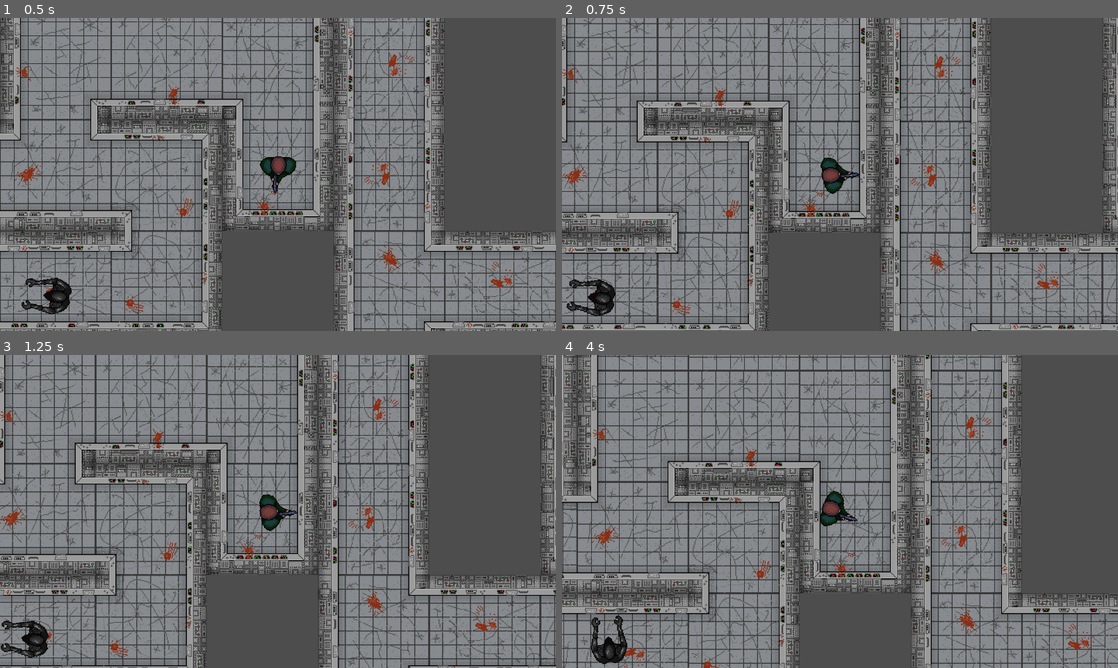
Above: before the commit, frames 1-4 (two rows, left to right).
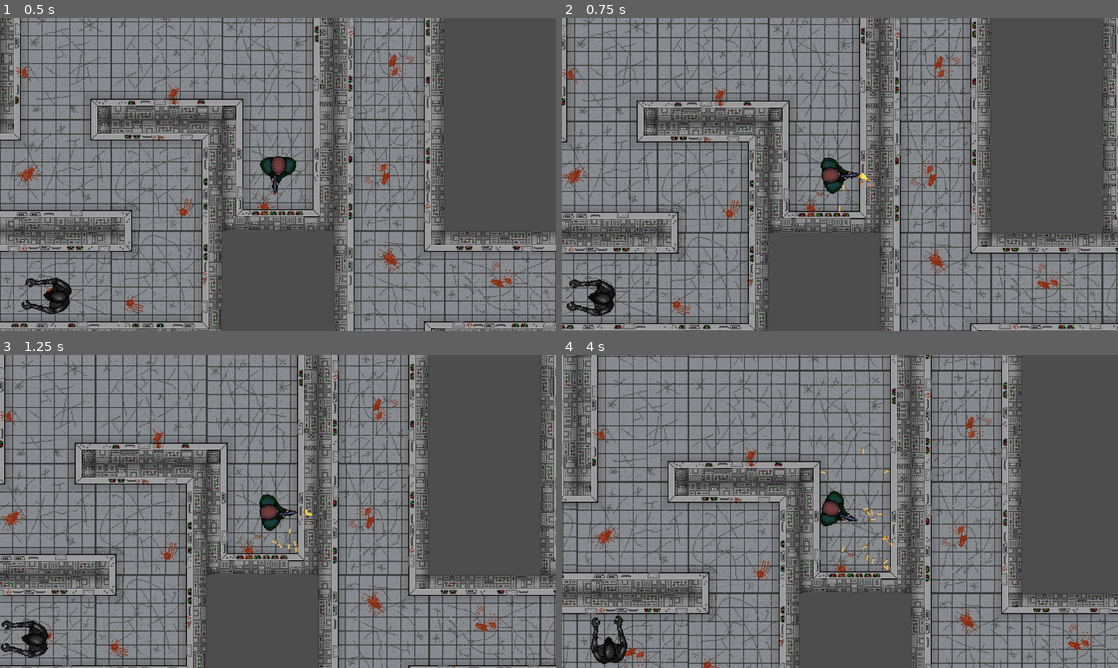
Above: after the commit, the same moments.

Repository: Ben1980/yaab
Game: Godot game, scene res://levels/level.tscn
Same seed, same stepped clock (60 frames per second), same inputs: the game is played once before the commit and once after it.
Inputs (mouse positions are in pixels of both pictures, inside the frame that each line leads up to):
- Up to frame 1 (0.5 s): no input
- Up to frame 2 (0.75 s): move the mouse to (962, 158) at 0.52 s; press the mouse at (962, 158) at 0.53 s; hold W (move_up) from 0.53 s (still down)
- Up to frame 3 (1.25 s): keep holding W (move_up)
- Up to frame 4 (4 s): move the mouse to (728, 527) at 1.27 s; release W (move_up) at 1.28 s; release the mouse at (728, 527) at 1.28 s; hold S (move_down) 1.28-2.03 s; tap Shift (player_run) at 1.35 s; click (728, 527) at 1.55 s; move the mouse to (895, 442) at 2.02 s; press the mouse at (895, 442) at 2.03 s; hold W (move_up) 2.03-3.53 s; move the mouse to (812, 574) at 2.77 s; release the mouse at (812, 574) at 2.78 s; click (812, 574) at 2.85 s; move the mouse to (1006, 558) at 3.52 s; hold S (move_down) from 3.53 s (still down); hold Shift (player_run) from 3.53 s (still down); click (1006, 558) at 3.8 s

Frame 1 is identical in both runs. In frame 2, less than 0.1% of the frame differs, in the area x 49-56%, y 49-62%; in frame 3, less than 0.1%; in frame 4, 0.2%, in the area x 46-60%, y 29-70%.

Commit message:
bullets, shells, debris, and blood

Diff:
--- a/characters/player/player.gd
+++ b/characters/player/player.gd
@@ -1,11 +1,14 @@
 extends CharacterBody2D
 
 @export var speed: float = 30
-@export var cooldown_time: float = 0.2
+@export var cooldown_time: float = 0.1
 @export var controller_deadzone: float = 0.1
 @export var velocity_threshold: float = 0.1
 @export var sprite_speed_scale: float = 2.0
 @export var run_speed_factor: float = 2.1
+@export var spread_threshold: int = 200
+@export var spread_per_shot: int = 1
+@export var max_spread: int = 5
 
 var aim_direction: Vector2 = Vector2.RIGHT
 var is_dead: bool = false
@@ -14,11 +17,16 @@
 var using_controller: bool = false
 var observed_stick_max: float = 0.7
 var player_speed_factor: float = 1.0
+var last_shot_time: int = 0
+var consecutive_shots: int = 0
 
-const LASER_SCENE: PackedScene = preload("res://weapons/laser.tscn")
+const BULLET_SCENE: PackedScene = preload("res://weapons/bullet.tscn")
+const MUZZLE_FLASH_SCENE: PackedScene = preload("res://weapons/muzzle_flash.tscn")
+const SHELL_SCENE: PackedScene = preload("res://weapons/shell.tscn")
 
 @onready var sprite: AnimatedSprite2D = $AnimatedSprite2D
 @onready var fire_cooldown: Timer = $FireCooldown
+@onready var muzzle_point: Marker2D = $AnimatedSprite2D/MuzzlePoint
 
 signal game_over
 
@@ -70,13 +78,14 @@
 			player_speed_factor = 1.0
 			sprite.speed_scale = 1.0
 
-		if Input.is_action_pressed("shoot"):
-			fire()
-
 func _physics_process(_delta: float) -> void:
 	if is_dead:
 		return
 	get_input()
+
+	if Input.is_action_pressed("shoot"):
+		fire()
+
 	update_animation()
 	move_and_slide()
 
@@ -91,7 +100,7 @@
 	else:
 		sprite.play("idle")
 
-func die() -> void:
+func hit() -> void:
 	if is_dead:
 		return
 	is_dead = true
@@ -103,11 +112,10 @@
 
 	can_fire = false
 
-	var laser = LASER_SCENE.instantiate()
-	laser.direction = aim_direction
-	laser.global_position = global_position
-	laser.rotation = rotation - PI
-	get_parent().add_child(laser)
+	add_muzzle_flash()
+	add_bullet()
+	add_shell()
+
 	fire_cooldown.start(cooldown_time)
 
 func _on_fire_cooldown_timeout() -> void:
@@ -117,3 +125,38 @@
 	controller_available = Input.get_connected_joypads().size() > 0
 	if not controller_available:
 		using_controller = false
+
+func add_muzzle_flash() -> void:
+	var muzzle_flash = MUZZLE_FLASH_SCENE.instantiate()
+	var offset_distance = muzzle_flash.getLength() / 2.0
+	muzzle_flash.global_position = muzzle_point.global_position + (aim_direction * offset_distance)
+	muzzle_flash.rotation = self.rotation + PI
+	get_parent().add_child(muzzle_flash)
+
+func add_bullet() -> void:
+	var current_time = Time.get_ticks_msec()
+	var time_since_last = current_time - last_shot_time
+
+	if time_since_last < spread_threshold:
+		consecutive_shots += 1
+	else:
+		consecutive_shots = 0
+
+	var spread_angle = min(consecutive_shots * spread_per_shot, max_spread)
+	var random_offset = randi_range(-spread_angle, spread_angle)
+
+	var bullet = BULLET_SCENE.instantiate()
+	bullet.direction = aim_direction.rotated(deg_to_rad(random_offset))
+	last_shot_time = current_time
+	bullet.global_position = muzzle_point.global_position
+	bullet.rotation = rotation - PI
+	get_parent().add_child(bullet)
+
+func add_shell() -> void:
+	var shell = SHELL_SCENE.instantiate()
+	shell.direction = aim_direction.rotated(PI/2)
+	shell.rotation = PI
+
+	var ejection_offset = 10.0
+	shell.global_position = muzzle_point.global_position - (aim_direction * ejection_offset)
+	get_parent().add_child(shell)
--- a/characters/player/player.tscn
+++ b/characters/player/player.tscn
@@ -135,19 +135,24 @@
 "speed": 12.0
 }]
 
-[node name="Player" type="CharacterBody2D"]
+[node name="Player" type="CharacterBody2D" unique_id=1602949342]
+z_index = 2
 collision_layer = 2
 collision_mask = 5
 script = ExtResource("1_i3pqv")
 
-[node name="AnimatedSprite2D" type="AnimatedSprite2D" parent="."]
+[node name="AnimatedSprite2D" type="AnimatedSprite2D" parent="." unique_id=1318349671]
 sprite_frames = SubResource("SpriteFrames_hqtel")
-animation = &"idle"
-frame_progress = 0.9011356
+animation = &"walk"
+frame = 2
+frame_progress = 0.49202028
 
-[node name="CollisionPolygon2D" type="CollisionPolygon2D" parent="."]
+[node name="MuzzlePoint" type="Marker2D" parent="AnimatedSprite2D" unique_id=1379902603]
+position = Vector2(3.5, -21.5)
+
+[node name="CollisionPolygon2D" type="CollisionPolygon2D" parent="." unique_id=113055482]
 polygon = PackedVector2Array(0, 21, 6, 20, 11, 21, 18, 17, 21, 12, 18, 6, 14, 1, 10, -1, 6, -8, 6, -14, 4, -22, 3, -22, 0, -13, -2, -7, -7, -2, -14, 0, -21, 8, -21, 14, -13, 20)
 
-[node name="FireCooldown" type="Timer" parent="."]
+[node name="FireCooldown" type="Timer" parent="." unique_id=822690410]
 
 [connection signal="timeout" from="FireCooldown" to="." method="_on_fire_cooldown_timeout"]
--- a/levels/level.tscn
+++ b/levels/level.tscn
@@ -52,25 +52,25 @@
 [sub_resource type="FontVariation" id="FontVariation_vnv7o"]
 base_font = ExtResource("4_5mrsh")
 
-[node name="Level" type="Node2D"]
+[node name="Level" type="Node2D" unique_id=1848955298]
 script = ExtResource("1_oi3di")
 enemy_count = 20
 
-[node name="Floor" type="TileMapLayer" parent="."]
+[node name="Floor" type="TileMapLayer" parent="." unique_id=1434981841]
 tile_map_data = PackedByteArray("AAAEAAMAAAAAAAEAADAEAAIAAAABAAEAAAADAAEAAAADAAEAAAAEAAAAAAABAAEAAGADAAAAAAADAAAAAAAEAA …(3120 unchanged characters)…
 tile_set = SubResource("TileSet_safpt")
 
-[node name="Player" parent="." instance=ExtResource("2_vonw3")]
+[node name="Player" parent="." unique_id=1508357578 instance=ExtResource("2_vonw3")]
 position = Vector2(576, 447)
 speed = 90.0
 
-[node name="Camera2D" type="Camera2D" parent="Player"]
+[node name="Camera2D" type="Camera2D" parent="Player" unique_id=1453965977]
 zoom = Vector2(2, 2)
 
-[node name="GameOverLayer" type="CanvasLayer" parent="."]
+[node name="GameOverLayer" type="CanvasLayer" parent="." unique_id=855687003]
 process_mode = 3
 
-[node name="GameOverScreen" type="Control" parent="GameOverLayer"]
+[node name="GameOverScreen" type="Control" parent="GameOverLayer" unique_id=1415162890]
 visible = false
 layout_mode = 3
 anchors_preset = 15
@@ -79,7 +79,7 @@
 grow_horizontal = 2
 grow_vertical = 2
 
-[node name="ColorRect" type="ColorRect" parent="GameOverLayer/GameOverScreen"]
+[node name="ColorRect" type="ColorRect" parent="GameOverLayer/GameOverScreen" unique_id=472732635]
 layout_mode = 1
 anchors_preset = 15
 anchor_right = 1.0
@@ -88,7 +88,7 @@
 grow_vertical = 2
 color = Color(0.3491902, 0, 0, 0.8)
 
-[node name="CenterContainer" type="CenterContainer" parent="GameOverLayer/GameOverScreen"]
+[node name="CenterContainer" type="CenterContainer" parent="GameOverLayer/GameOverScreen" unique_id=1895269972]
 layout_mode = 1
 anchors_preset = 15
 anchor_right = 1.0
@@ -96,28 +96,28 @@
 grow_horizontal = 2
 grow_vertical = 2
 
-[node name="VBoxContainer" type="VBoxContainer" parent="GameOverLayer/GameOverScreen/CenterContainer"]
+[node name="VBoxContainer" type="VBoxContainer" parent="GameOverLayer/GameOverScreen/CenterContainer" unique_id=562442439]
 layout_mode = 2
 theme_override_constants/separation = 16
 
-[node name="Container" type="CenterContainer" parent="GameOverLayer/GameOverScreen/CenterContainer/VBoxContainer"]
+[node name="Container" type="CenterContainer" parent="GameOverLayer/GameOverScreen/CenterContainer/VBoxContainer" unique_id=8138789]
 layout_mode = 2
 
-[node name="GlowLabel" type="Label" parent="GameOverLayer/GameOverScreen/CenterContainer/VBoxContainer/Container"]
+[node name="GlowLabel" type="Label" parent="GameOverLayer/GameOverScreen/CenterContainer/VBoxContainer/Container" unique_id=715451181]
 layout_mode = 2
 theme_override_colors/font_color = Color(0.22352941, 1, 0.078431375, 1)
 theme_override_fonts/font = SubResource("FontVariation_safpt")
 theme_override_font_sizes/font_size = 60
 text = "GAME OVER"
 
-[node name="GameOver" type="Label" parent="GameOverLayer/GameOverScreen/CenterContainer/VBoxContainer/Container"]
+[node name="GameOver" type="Label" parent="GameOverLayer/GameOverScreen/CenterContainer/VBoxContainer/Container" unique_id=1292375204]
 layout_mode = 2
 theme_override_colors/font_color = Color(0.22352941, 1, 0.078431375, 1)
 theme_override_fonts/font = SubResource("FontVariation_safpt")
 theme_override_font_sizes/font_size = 60
 text = "GAME OVER"
 
-[node name="Restart" type="Button" parent="GameOverLayer/GameOverScreen/CenterContainer/VBoxContainer"]
+[node name="Restart" type="Button" parent="GameOverLayer/GameOverScreen/CenterContainer/VBoxContainer" unique_id=485000516]
 custom_minimum_size = Vector2(220, 60)
 layout_mode = 2
 size_flags_horizontal = 4
@@ -129,7 +129,7 @@
 theme_override_font_sizes/font_size = 24
 text = "Restart"
 
-[node name="Quit" type="Button" parent="GameOverLayer/GameOverScreen/CenterContainer/VBoxContainer"]
+[node name="Quit" type="Button" parent="GameOverLayer/GameOverScreen/CenterContainer/VBoxContainer" unique_id=994977015]
 custom_minimum_size = Vector2(220, 60)
 layout_mode = 2
 size_flags_horizontal = 4
--- /dev/null
+++ b/weapons/bullet.gd
@@ -0,0 +1,78 @@
+extends Area2D
+
+@export var speed: float = 800
+@export var bullet_width: int = 1
+@export var bullet_length: int = 30
+@export var bullet_front_color: Color = Color(1.0, 0.88, 0.75, 1.0)
+@export var bullet_mid_color: Color = Color(1.0, 0.659, 0.36, 0.75)
+@export var bullet_back_color: Color = Color(0.86, 0.393, 0.06, 0.1)
+
+var direction: Vector2 = Vector2.ZERO
+
+@onready var sprite: Sprite2D = $Sprite2D
+@onready var collision_shape: CollisionShape2D = $CollisionShape2D
+
+const BULLET_IMPACT_WALL_SCENE: PackedScene = preload("res://weapons/bullet_impact_wall.tscn")
+const BULLET_IMPACT_ENEMY_SCENE: PackedScene = preload("res://weapons/bullet_impact_enemy.tscn")
+
+func _ready() -> void:
+	setup_texture()
+
+func _physics_process(delta: float) -> void:
+	position += direction * speed * delta
+
+func _on_body_entered(body: Node2D) -> void:
+	if body.is_in_group("enemy") and body.has_method("hit"):
+		sheed_blood()
+		body.hit()
+	else:
+		var wall_normal = get_wall_normal()
+		spawn_impact(wall_normal)
+
+	queue_free()
+
+func setup_texture() -> void:
+	var image = Image.create(bullet_width, bullet_length, false, Image.FORMAT_RGBA8)
+
+	var gradient = Gradient.new()
+	gradient.set_color(1, bullet_front_color)
+	gradient.set_color(0, bullet_back_color)
+	gradient.add_point(0.75, bullet_mid_color)
+
+	for y in range(bullet_length):
+		var t = float(y) / float(bullet_length - 1)
+		var color = gradient.sample(t)
+		for x in range(bullet_width):
+			image.set_pixel(x, y, color)
+
+	sprite.texture = ImageTexture.create_from_image(image)
+
+	collision_shape.shape.size = Vector2(bullet_width, bullet_length)
+
+func spawn_impact(wall_normal: Vector2) -> void:
+	var wall_impact = BULLET_IMPACT_WALL_SCENE.instantiate()
+	var tip_offset = direction.normalized() * (bullet_length / 2.0)
+	wall_impact.global_position = global_position + tip_offset
+	wall_impact.rotation = wall_normal.angle()
+	get_parent().add_child(wall_impact)
+
+func get_wall_normal() -> Vector2:
+	var space_state = get_world_2d().direct_space_state
+	var query = PhysicsRayQueryParameters2D.create(
+		  global_position,
+		  global_position + direction * 50.0  # Ray ahead of bullet
+	)
+	query.exclude = [self]
+	query.collision_mask = collision_mask
+	var result = space_state.intersect_ray(query)
+
+	if result:
+		return result.normal
+	else:
+		return -direction
+
+func sheed_blood() -> void:
+	var enemy_impact = BULLET_IMPACT_ENEMY_SCENE.instantiate()
+	var tip_offset = direction.normalized() * (bullet_length / 2.0)
+	enemy_impact.global_position = global_position + tip_offset
+	get_parent().add_child(enemy_impact)
--- /dev/null
+++ b/weapons/bullet.tscn
@@ -0,0 +1,17 @@
+[gd_scene format=3 uid="uid://bi8tajhmlxdow"]
+
+[ext_resource type="Script" uid="uid://clfnh8xmokg4j" path="res://weapons/bullet.gd" id="1_fc8e7"]
+
+[sub_resource type="RectangleShape2D" id="RectangleShape2D_fc8e7"]
+
+[node name="Bullet" type="Area2D" unique_id=490484942]
+z_index = 2
+collision_mask = 5
+script = ExtResource("1_fc8e7")
+
+[node name="Sprite2D" type="Sprite2D" parent="." unique_id=830979325]
+
+[node name="CollisionShape2D" type="CollisionShape2D" parent="." unique_id=1046661237]
+shape = SubResource("RectangleShape2D_fc8e7")
+
+[connection signal="body_entered" from="." to="." method="_on_body_entered"]
--- a/weapons/laser.gd
+++ /dev/null
@@ -1,17 +0,0 @@
-extends Area2D
-
-@export var speed: float = 400
-
-var direction: Vector2 = Vector2.ZERO
-
-# Called every frame. 'delta' is the elapsed time since the previous frame.
-func _physics_process(delta: float) -> void:
-	position += direction * speed * delta
-
-func _on_body_entered(body: Node2D) -> void:
-	if body.is_in_group("enemy") and body.has_method("die"):
-		body.die()
-	queue_free()
-
-func _on_visible_on_screen_notifier_2d_screen_exited() -> void:
-	queue_free()
--- a/weapons/laser.tscn
+++ /dev/null
@@ -1,24 +0,0 @@
-[gd_scene load_steps=3 format=3 uid="uid://bi8tajhmlxdow"]
-
-[ext_resource type="Script" uid="uid://clfnh8xmokg4j" path="res://weapons/laser.gd" id="1_fn5yt"]
-
-[sub_resource type="RectangleShape2D" id="RectangleShape2D_div1a"]
-size = Vector2(2, 19)
-
-[node name="Laser" type="Area2D"]
-collision_mask = 5
-script = ExtResource("1_fn5yt")
-
-[node name="CollisionShape2D" type="CollisionShape2D" parent="."]
-position = Vector2(1, 9.5)
-shape = SubResource("RectangleShape2D_div1a")
-
-[node name="ColorRect" type="ColorRect" parent="."]
-offset_right = 2.0
-offset_bottom = 19.0
-color = Color(1, 0, 0, 1)
-
-[node name="VisibleOnScreenNotifier2D" type="VisibleOnScreenNotifier2D" parent="."]
-
-[connection signal="body_entered" from="." to="." method="_on_body_entered"]
-[connection signal="screen_exited" from="VisibleOnScreenNotifier2D" to="." method="_on_visible_on_screen_notifier_2d_screen_exited"]
Not shown: 1 places in characters/player/player.tscn that only renumber resources
Not shown: 1 places in levels/level.tscn that only renumber resources
Renamed: weapons/laser.gd.uid -> weapons/bullet.gd.uid
